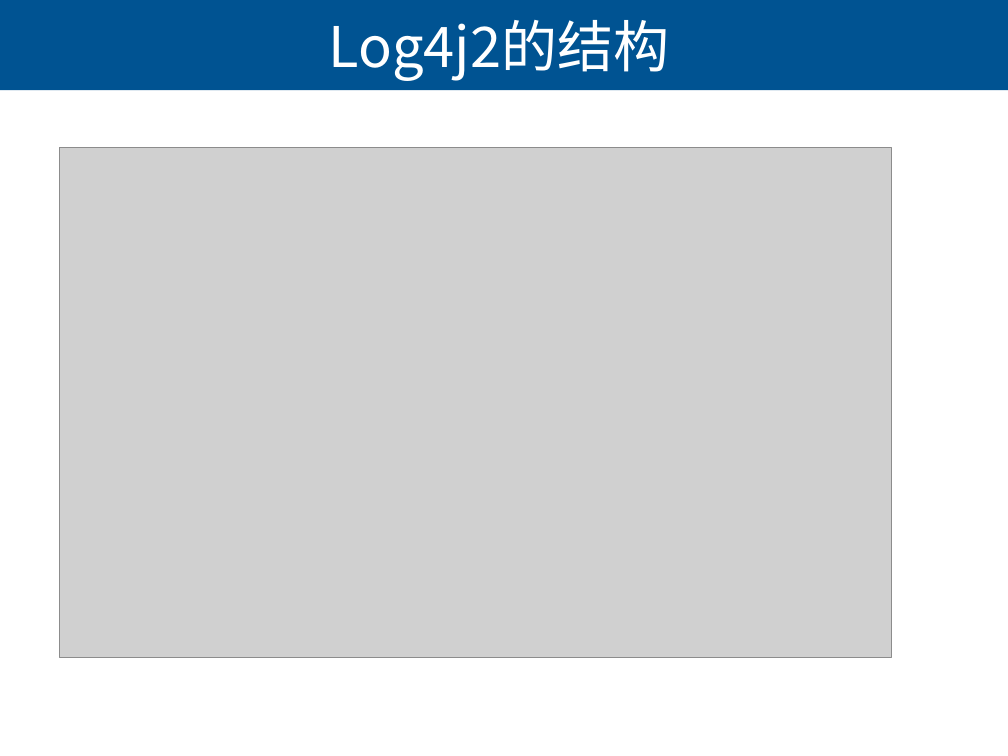
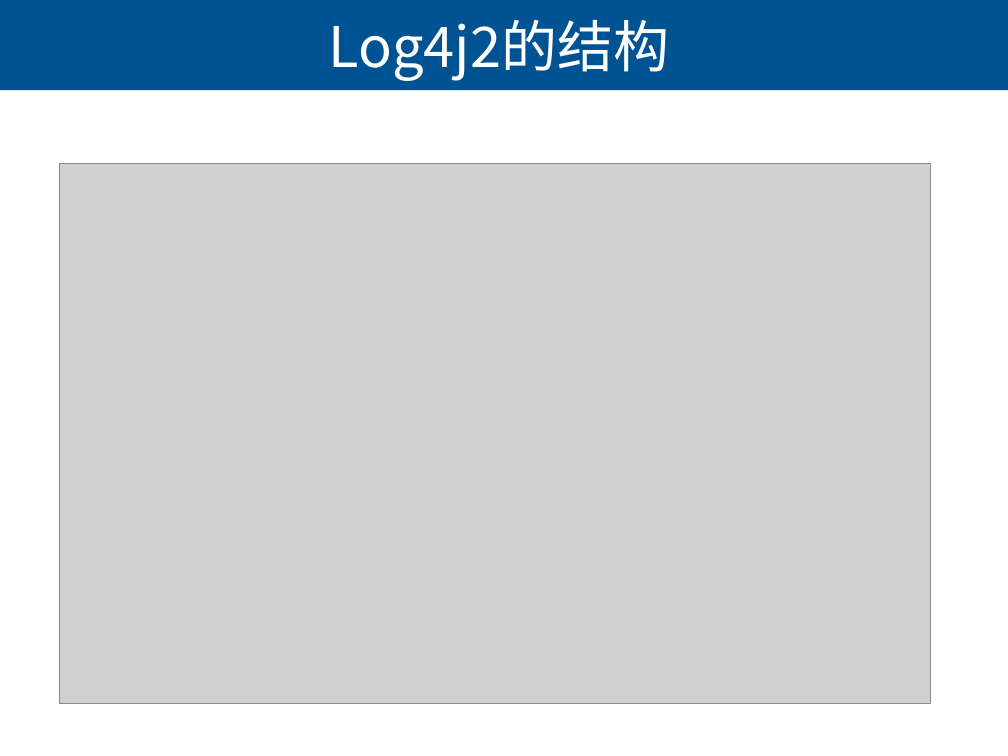
Before and after one commit to lihuanzhen2016/Selenium2019, a slide deck: slide 3 of PPT/11 使用Log4j打印执行日志.pptx. Drawn at 1008x756 pixels with LibreOffice and Linux fonts; fonts in the diff are those of the drawing; grey boxes stand for pictures. Boxes give left, top, right and bottom in pixels: in the first picture for what was removed or moved away, otherwise in the second. Text is boxed around its words. In the diff, an @@ line names an element or a change of style, - is before the commit and + after.

```diff
--- a/PPT/11 使用Log4j打印执行日志.pptx
+++ b/PPT/11 使用Log4j打印执行日志.pptx
@@ background #CCE8CF to #FFFFFF @@
@@ picture resized from (x1=59, y1=148, x2=891, y2=658) to (x1=59, y1=163, x2=930, y2=703) @@
```
Also in this commit, not shown: 7 other slides changed, 1 other file.
